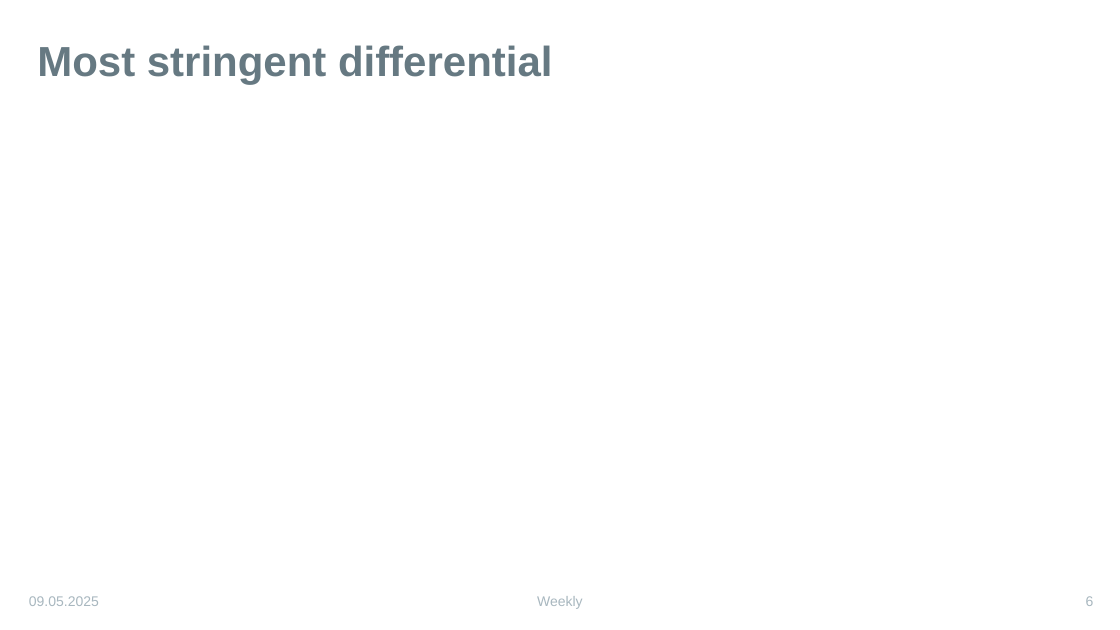
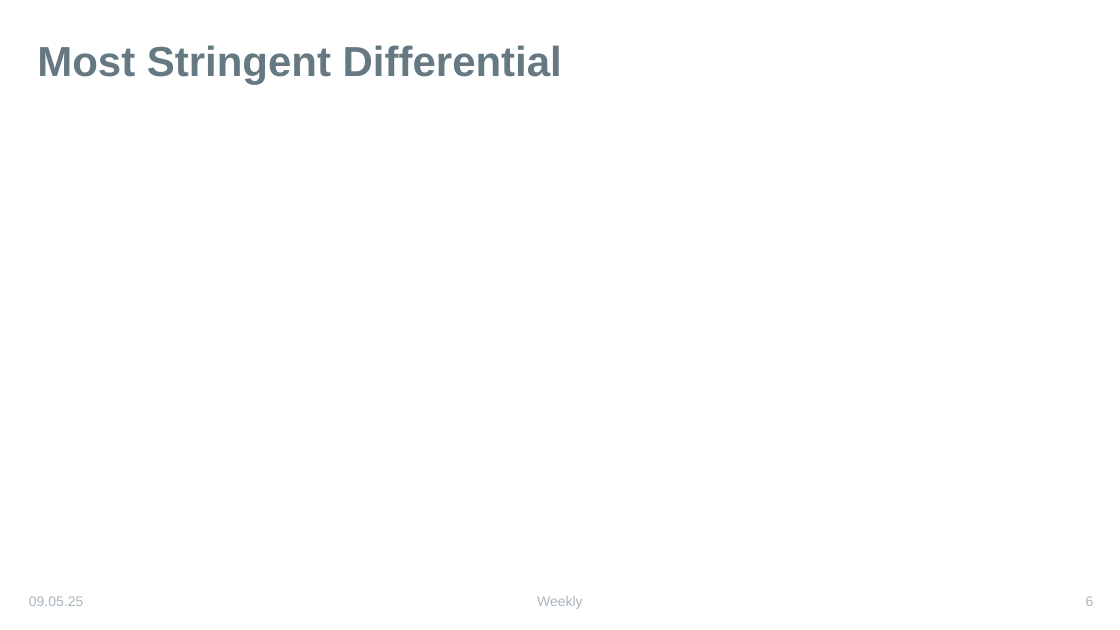
Before and after one commit to karinkruuse/Esitlused, a slide deck: slide 6 of frequencies.pptx. Drawn at 1120x630 pixels with LibreOffice and Linux fonts; fonts in the diff are those of the drawing; background and template pictures are left out. Boxes give left, top, right and bottom in pixels: in the first picture for what was removed or moved away, otherwise in the second. Text is boxed around its words. In the diff, an @@ line names an element or a change of style, - is before the commit and + after.

```diff
--- a/frequencies.pptx
+++ b/frequencies.pptx
@@ title at [37,45,562,85]: text changed @@
-Most stringent differential
+Most Stringent Differential
@@ text at [29,596,83,606]: text changed @@
-09.05.2025
+09.05.25
```
Also in this commit, not shown: 6 other slides changed.
